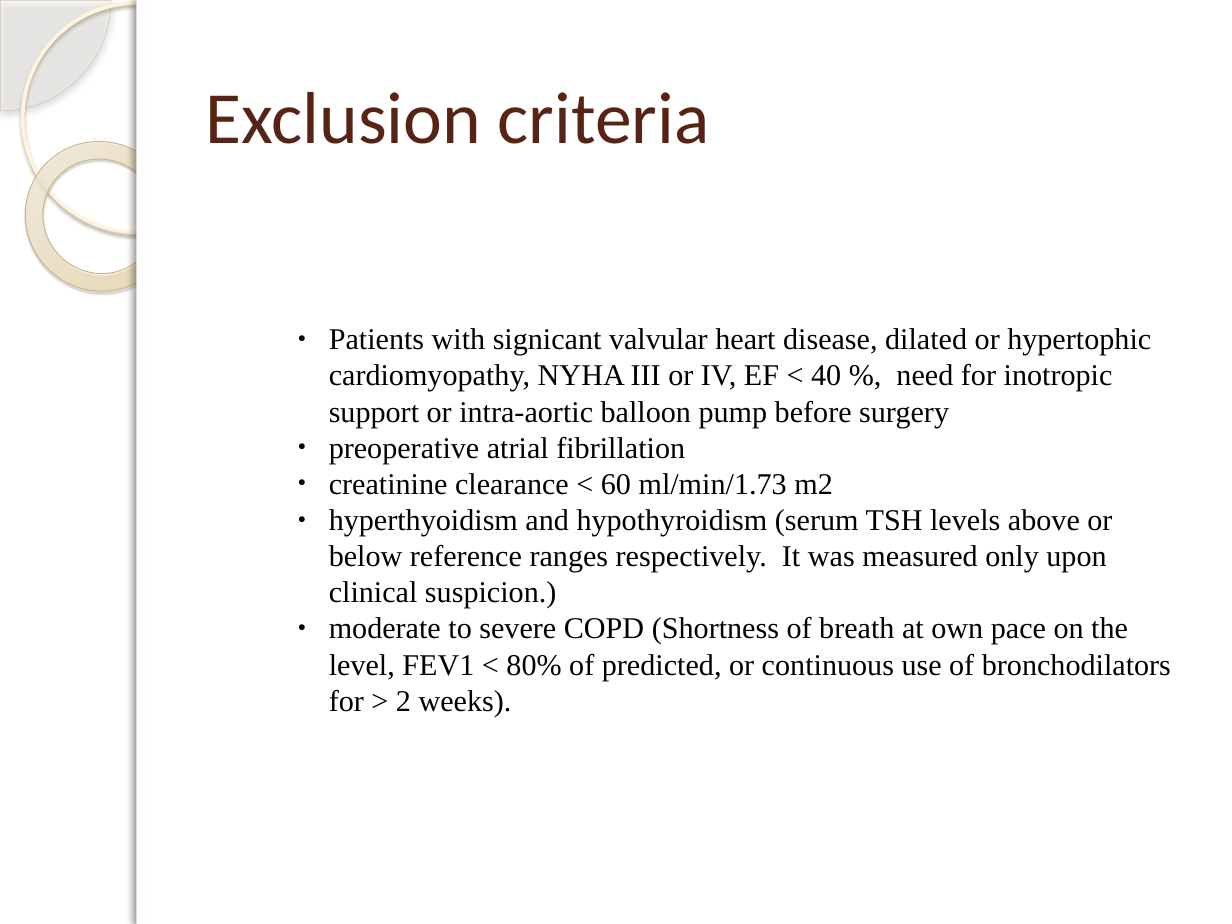
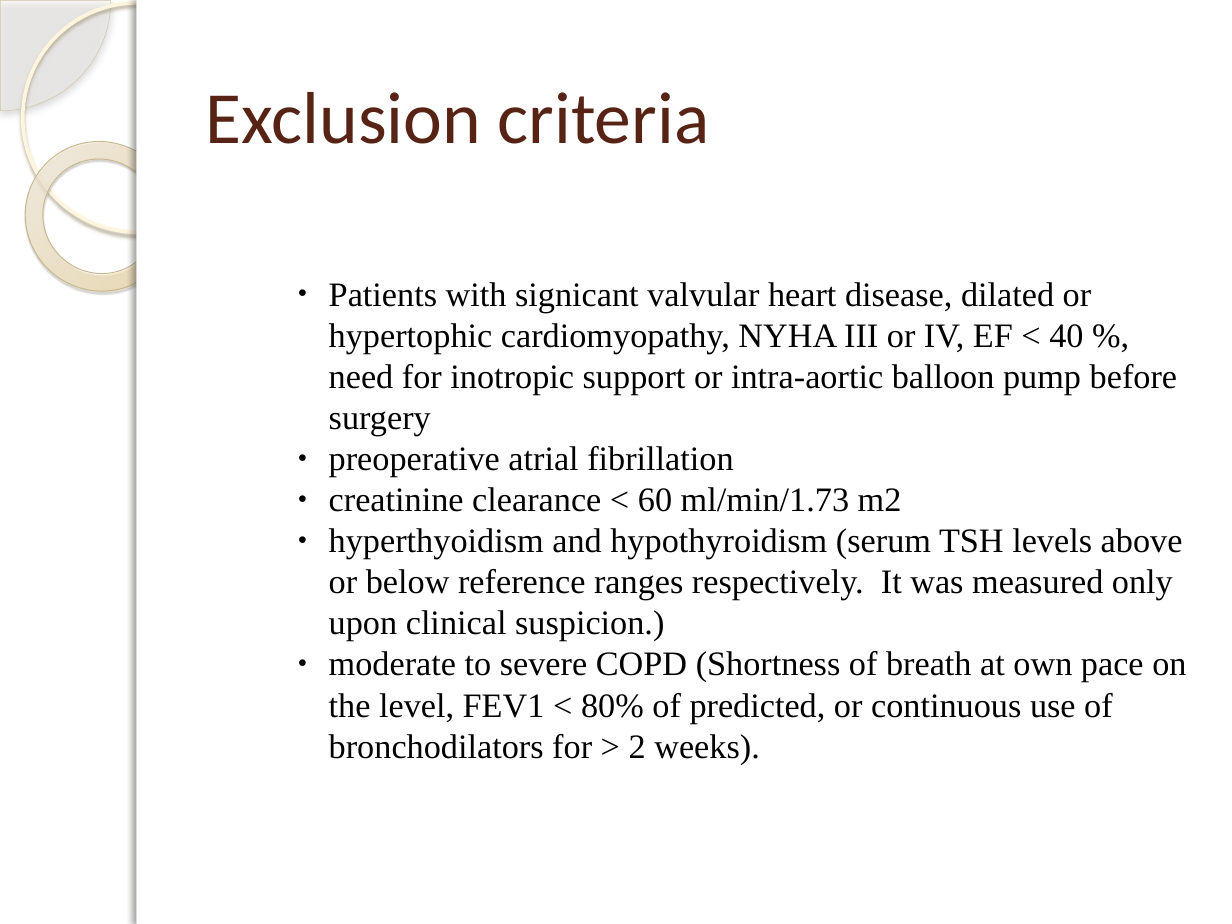
Before and after one commit to DrIbrahimAli/MDThesis, a slide deck: slide 15 of presentation/presentation.pptx (slide 11 before the commit). Drawn at 1232x924 pixels with LibreOffice and Linux fonts; fonts in the diff are those of the drawing; background and template pictures are left out. Boxes give left, top, right and bottom in pixels: in the first picture for what was removed or moved away, otherwise in the second. Text is boxed around its words. In the diff, an @@ line names an element or a change of style, - is before the commit and + after.

```diff
--- a/presentation/presentation.pptx
+++ b/presentation/presentation.pptx
@@ text "Patients with signicant valvular heart ..." at [329,282,1186,765]: size 17.6 to 20 pt @@
```
Also in this commit, not shown: 26 other slides changed, 6 slides added, 2 slides removed.
